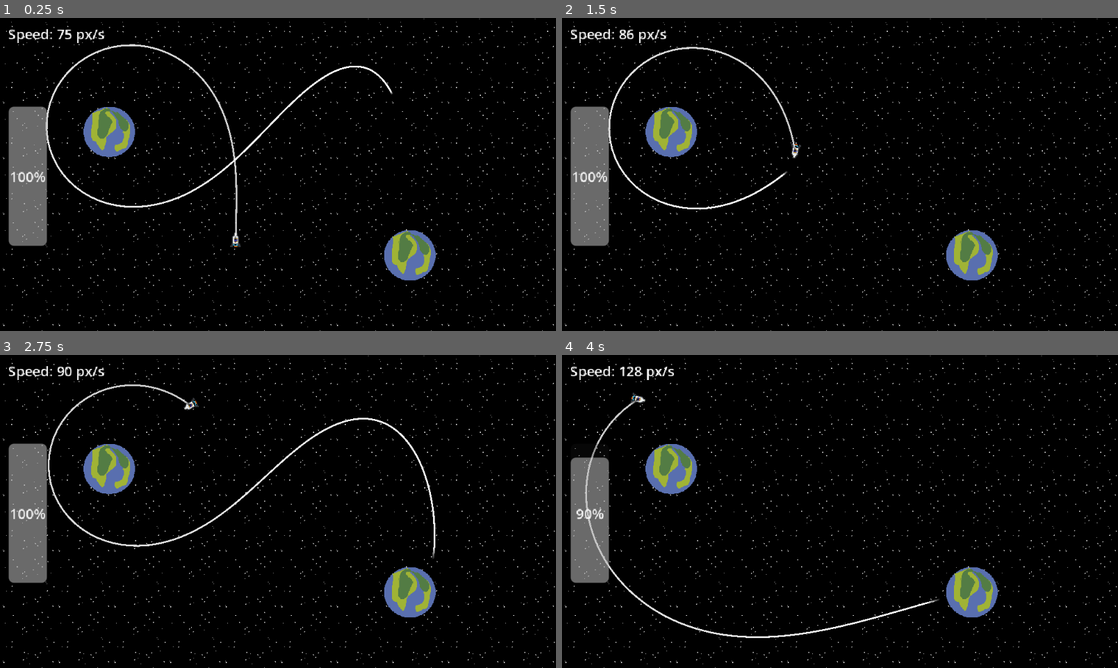
Above: before the commit, frames 1-4 (two rows, left to right).
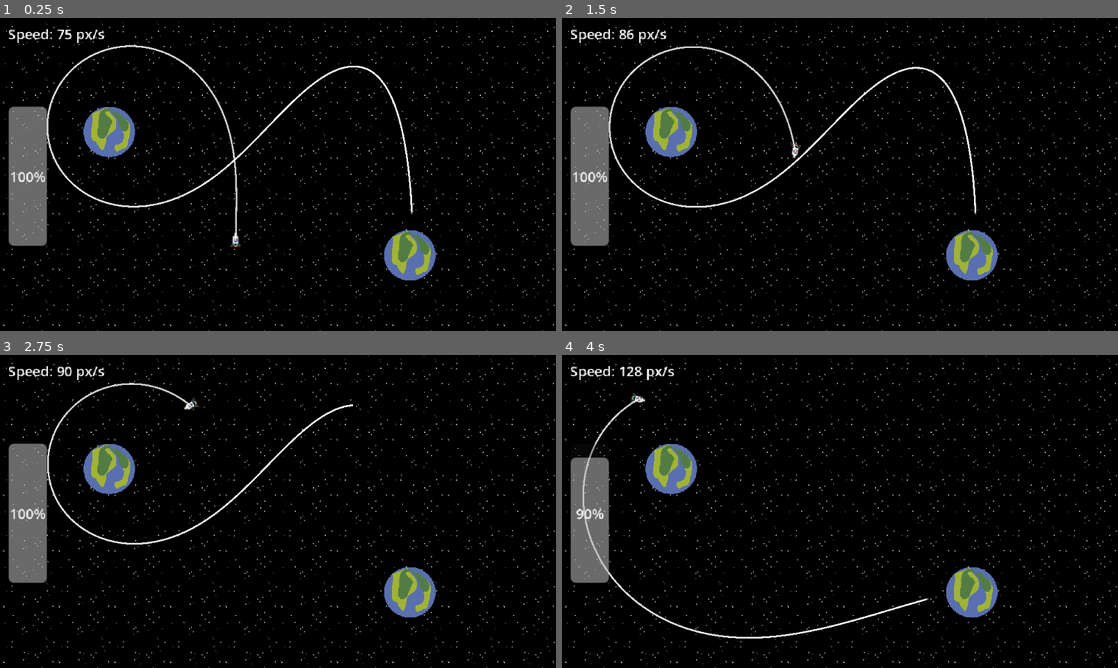
Above: after the commit, the same moments.

Repository: herboh/nBody
Game: Godot game, scene res://scene/main.tscn
Two runs of this game, one before a commit and one after it. Both use one fixed random seed, a clock stepped at 60 frames per second and the inputs below.
Inputs:
- Up to frame 1 (0.25 s): no input
- Up to frame 2 (1.5 s): hold Right (turn_right) 0.53-1.28 s; hold Left (turn_left) from 1.28 s (still down)
- Up to frame 3 (2.75 s): release Left (turn_left) at 2.03 s; hold Right (turn_right) from 2.03 s (still down)
- Up to frame 4 (4 s): release Right (turn_right) at 2.78 s; hold Space (thrust) 2.78-3.53 s; hold Left (turn_left) from 3.53 s (still down)

The runs differ from the first frame. In frame 1, 1.0% of the frame differs, in the area x 8-75%, y 8-72%; in frame 2, 1.2%; in frame 3, 1.4%, in the area x 8-79%, y 8-66%; in frame 4, 1.2%.

Commit message:
Cleaned up, gravity is worse & ship spins on contact. Set trajectory on Period, need to limit to prevent 'Infinity Orbit'

Diff:
--- a/scene/main.tscn
+++ b/scene/main.tscn
@@ -29,11 +29,11 @@
 [node name="Planet" parent="SolarSystem" instance=ExtResource("3_brvut")]
 position = Vector2(471, 273)
 
+[node name="Planet2" parent="SolarSystem" instance=ExtResource("3_brvut")]
+position = Vector2(125, 131)
+
 [node name="OrbitDebug" type="Node" parent="SolarSystem"]
 script = ExtResource("4_brvut")
-
-[node name="Planet2" parent="SolarSystem" instance=ExtResource("3_brvut")]
-position = Vector2(125, 131)
 
 [node name="TrajectoryLine" type="Line2D" parent="SolarSystem"]
 script = ExtResource("5_4j5ol")
--- a/scene/planet.tscn
+++ b/scene/planet.tscn
@@ -1,13 +1,27 @@
 [gd_scene load_steps=4 format=3 uid="uid://eqv106qo08fm"]
 
-[ext_resource type="Script" uid="uid://50w7lmwkscxr" path="res://script/Planet.gd" id="1_mgll2"]
 [ext_resource type="Texture2D" uid="uid://kvjfhwoeelq6" path="res://assets/planet.png" id="2_66ef5"]
+
+[sub_resource type="GDScript" id="GDScript_mgll2"]
+script/source = "extends StaticBody2D
+
+@export var mass: float = 1000.0
+@export var radius: float = 50.0
+@onready var collision_shape = $CollisionShape2D
+@onready var sprite = $Sprite2D
+
+func _ready():
+	return
+
+func get_radius() -> float:
+	return radius
+"
 
 [sub_resource type="CircleShape2D" id="CircleShape2D_g7ijo"]
 radius = 28.0
 
 [node name="Planet" type="StaticBody2D"]
-script = ExtResource("1_mgll2")
+script = SubResource("GDScript_mgll2")
 
 [node name="Sprite2D" type="Sprite2D" parent="."]
 scale = Vector2(0.5, 0.5)
--- a/script/OrbitalPhysics.gd
+++ b/script/OrbitalPhysics.gd
@@ -14,44 +14,47 @@
 	var primary: Node2D = null
 	var is_stable: bool = false
 
-# === CORE CALCULATIONS (Consolidated) ===
+# === CORE CALCULATIONS  ===
 
 func get_gravity_at(pos: Vector2, sources: Array) -> Vector2:
 	"""Single function for gravity calculations"""
-	var accel = Vector2.ZERO
+	var accel := Vector2.ZERO
 	for src in sources:
-		if not src.has_method("get_global_position"): continue
-		var delta = src.global_position - pos
-		var dist = max(delta.length(), MIN_DISTANCE)
+		if not src.has_method("get_global_position"):
+			continue
+		var delta: Vector2 = src.global_position - pos
+		var dist: float = max(delta.length(), MIN_DISTANCE)
 		accel += delta.normalized() * (GRAVITY_CONSTANT * src.mass / (dist * dist))
 	return accel
 
 func analyze_orbit(pos: Vector2, vel: Vector2, sources: Array) -> OrbitalData:
 	"""Simplified orbital analysis"""
-	var data = OrbitalData.new()
+	var data := OrbitalData.new()
 
 	# Find primary body (strongest influence)
-	var max_influence = 0.0
+	var max_influence: float = 0.0
 	for body in sources:
-		if not body.has_method("get_global_position"): continue
-		var dist = (pos - body.global_position).length()
-		var influence = body.mass / (dist * dist)
+		if not body.has_method("get_global_position"):
+			continue
+		var dist: float = (pos - body.global_position).length()
+		var influence: float = body.mass / (dist * dist)
 		if influence > max_influence:
 			max_influence = influence
 			data.primary = body
 
-	if not data.primary: return data
+	if not data.primary:
+		return data
 
 	# Calculate orbital parameters
-	var r = pos - data.primary.global_position
-	var dist = r.length()
-	var mu = GRAVITY_CONSTANT * data.primary.mass
+	var r: Vector2 = pos - data.primary.global_position
+	var dist: float = r.length()
+	var mu: float = GRAVITY_CONSTANT * data.primary.mass
 
 	# Energy and eccentricity
 	data.energy = 0.5 * vel.length_squared() - mu / dist
-	var h = r.cross(vel)  # Angular momentum (scalar in 2D)
-	var v_cross_h = Vector2(-vel.y * h, vel.x * h)
-	var e_vec = (v_cross_h / mu) - (r / dist)
+	var h: float = r.cross(vel)  # Angular momentum (scalar in 2D)
+	var v_cross_h := Vector2(-vel.y * h, vel.x * h)
+	var e_vec: Vector2 = (v_cross_h / mu) - (r / dist)
 	data.eccentricity = e_vec.length()
 
 	# Classify state
@@ -68,41 +71,47 @@
 
 	# Period for bound orbits
 	if data.energy < 0:
-		var a = -mu / (2.0 * data.energy)  # Semi-major axis
+		var a: float = -mu / (2.0 * data.energy)  # Semi-major axis
 		data.period = 2.0 * PI * sqrt(pow(a, 3) / mu)
 
 	return data
 
-func predict_trajectory(pos: Vector2, vel: Vector2, sources: Array, time: float, steps: int) -> Array:
-	"""Simplified trajectory prediction"""
-	var points = [pos]
-	var dt = time / steps
+func predict_trajectory(pos: Vector2, vel: Vector2, sources: Array, total_time: float, steps: int) -> PackedVector2Array:
+	var points: PackedVector2Array = PackedVector2Array()
+	points.append(pos)
 
-	for i in steps:
-		var accel = get_gravity_at(pos, sources)
-		vel += accel * dt
-		pos += vel * dt
-		points.append(pos)
+	var dt: float = total_time / float(max(steps, 1))
+	var current_pos: Vector2 = pos
+	var current_vel: Vector2 = vel
 
-		# Early exit if too close to any source
+	for i in range(steps):
+		var accel: Vector2 = get_gravity_at(current_pos, sources)
+		current_vel += accel * dt
+		current_pos += current_vel * dt
+		points.append(current_pos)
+
 		for src in sources:
-			if (pos - src.global_position).length() < MIN_DISTANCE * 5:
+			var src_node: Node2D = src as Node2D
+			if src_node == null:
+				continue
+			var r: float = (current_pos - src_node.global_position).length()
+			if r < MIN_DISTANCE * 5.0:
 				return points
 
 	return points
 
-func place_in_orbit(body: RigidBody2D, planet: Node2D, radius: float):
+func place_in_orbit(body: RigidBody2D, planet: Node2D, radius: float) -> void:
 	"""Place body in circular orbit"""
 	body.global_position = planet.global_position + Vector2.LEFT * radius
 
 	# Get planet mass
-	var planet_mass = 0.0
+	var planet_mass: float = 0.0
 	if "mass" in planet:
 		planet_mass = planet.mass
 	elif planet.has_method("get_mass"):
 		planet_mass = planet.get_mass()
 
-	var speed = sqrt(GRAVITY_CONSTANT * planet_mass / radius)
+	var speed: float = sqrt(GRAVITY_CONSTANT * planet_mass / radius)
 	body.linear_velocity = Vector2.UP * speed
 
 func get_status_text(data: OrbitalData) -> String:
--- a/script/SolarSystem.gd
+++ b/script/SolarSystem.gd
@@ -1,7 +1,7 @@
 extends Node2D
 
 @onready var ui = $"../UI"
-@onready var ship = $Ship
+@onready var ship: RigidBody2D = $Ship
 @onready var trajectory_line = $TrajectoryLine
 
 var planets: Array = []  # Array of Planet nodes
@@ -9,25 +9,22 @@
 var analysis_timer: float = 0.0
 
 func _ready():
-	# Setup planets - more robust detection
 	for child in get_children():
 		if child.has_method("get_radius") and child.has_method("get_global_position"):
 			planets.append(child)
 			print("Found planet: ", child.name)
 
-	# Initialize ship orbit
 	if planets.size() > 0:
 		OrbitalPhysics.place_in_orbit(ship, planets[0], 200.0)
 
-	# Setup trajectory
 	trajectory_line.ship = ship
 	trajectory_line.physics_world = self
 
 	orbital_data = OrbitalPhysics.OrbitalData.new()
 
-func _physics_process(delta):
+func _physics_process(delta: float):
 	# Apply gravity
-	var impulse = OrbitalPhysics.get_gravity_at(ship.global_position, planets) * ship.mass * delta
+	var impulse: Vector2 = OrbitalPhysics.get_gravity_at(ship.global_position, planets) * ship.mass * delta
 	ship.apply_central_impulse(impulse)
 
 	# Update analysis periodically
@@ -39,9 +36,6 @@
 	# Update UI
 	ui.get_node("Fuel").value = ship.current_fuel
 	ui.get_node("Speed").text = "Speed: %.0f px/s" % ship.linear_velocity.length()
-	#ui.get_node("OrbitStatus").text = OrbitalPhysics.get_status_text(orbital_data)
 
-# Interface for trajectory predictor
-# Interface for trajectory predictor
 func get_planets() -> Array:
 	return planets
--- a/script/TrajectoryLine.gd
+++ b/script/TrajectoryLine.gd
@@ -1,40 +1,55 @@
 extends Line2D
 
-@export var prediction_time: float = 12.0
-@export var prediction_steps: int = 150
-@export var orbit_color: Color = Color.WHITE
-@export var escape_color: Color = Color.ORANGE
+@export var prediction_time_fallback: float = 12.0
+@export var max_points: int = 600
+@export var use_primary_only: bool = false
 
 var ship: RigidBody2D
 var physics_world: Node
+var _grad := Gradient.new()
+var _update_timer: float = 0.0
 
 func _ready():
 	width = 2.0
 	joint_mode = Line2D.LINE_JOINT_ROUND
+	_grad.add_point(0.0, Color(1,1,1,0.8))
+	_grad.add_point(1.0, Color(1,1,1,0.1))
+	gradient = _grad
 
-func _process(_delta):
-	if not ship or not physics_world: return
+func _process(delta: float):
+	if not ship or not physics_world:
+		return
+
+	# Update every 3 frames instead of every frame for performance
+	_update_timer += delta
+	if _update_timer < 0.05:
+		return
+	_update_timer = 0.0
 
 	clear_points()
 
-	var planets = physics_world.get_planets() if physics_world.has_method("get_planets") else []
-	var data = OrbitalPhysics.analyze_orbit(ship.global_position, ship.linear_velocity, planets)
+	var planets: Array = physics_world.get_planets()
+	if planets.is_empty():
+		return
 
-	# Set gradient based on orbit type
-	var grad = Gradient.new()
-	var color = orbit_color if data.is_stable else escape_color
-	grad.add_point(0.0, Color(color.r, color.g, color.b, 0.8))
-	grad.add_point(1.0, Color(color.r, color.g, color.b, 0.1))
-	gradient = grad
+	# Analyze current orbit to get primary + period
+	var data: OrbitalPhysics.OrbitalData = OrbitalPhysics.analyze_orbit(ship.global_position, ship.linear_velocity, planets)
+	var horizon: float = prediction_time_fallback
+	if data and data.primary and data.period > 0.0:
+		horizon = clamp(data.period, 2.0, 60.0)
 
-	# Add trajectory points
-	var trajectory = OrbitalPhysics.predict_trajectory(
-		ship.global_position, ship.linear_velocity, planets, prediction_time, prediction_steps
-	)
+	# Match physics tick for better agreement
+	var dt: float = 1.0 / float(Engine.physics_ticks_per_second)
+	var steps: int = int(clamp(horizon / dt, 32, max_points))
 
-	for point in trajectory:
-		add_point(point)
-		# For stable orbits, stop if we complete the orbit
-		if data.is_stable and get_point_count() > 20:
-			if (point - ship.global_position).length() < 30:
-				break
+	var path: PackedVector2Array
+	if use_primary_only and data.primary:
+		path = OrbitalPhysics.predict_trajectory(ship.global_position, ship.linear_velocity, [data.primary], horizon, steps)
+	else:
+		path = OrbitalPhysics.predict_trajectory(ship.global_position, ship.linear_velocity, planets, horizon, steps)
+
+	if path.size() < 2:
+		return
+
+	for p: Vector2 in path:
+		add_point(p)
